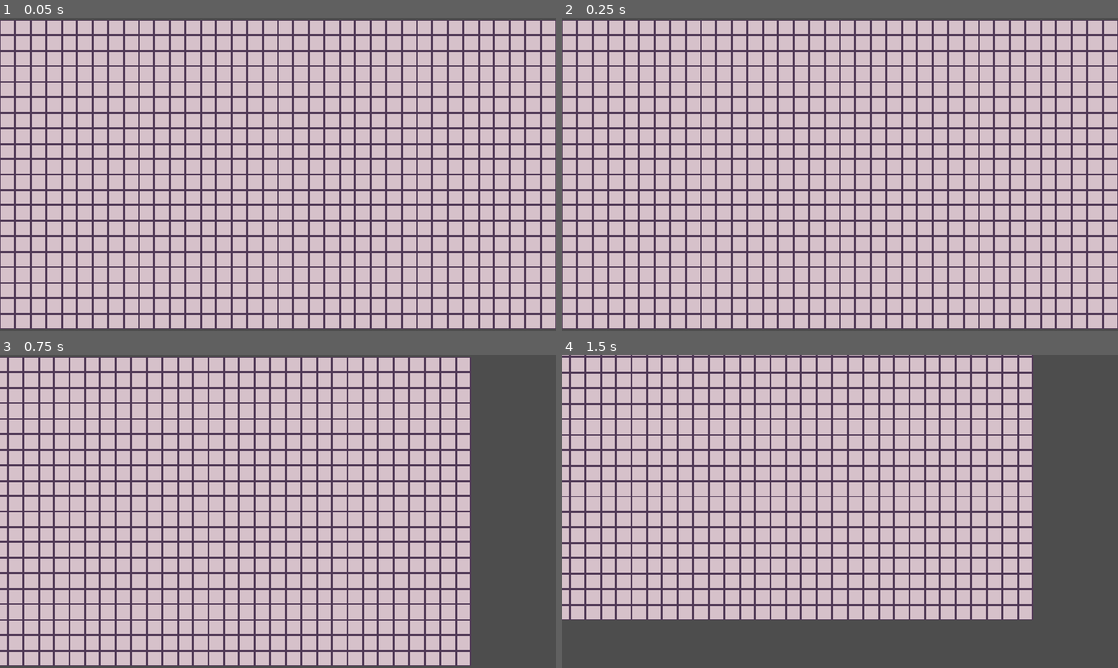
Above: before the commit, frames 1-4 (two rows, left to right).
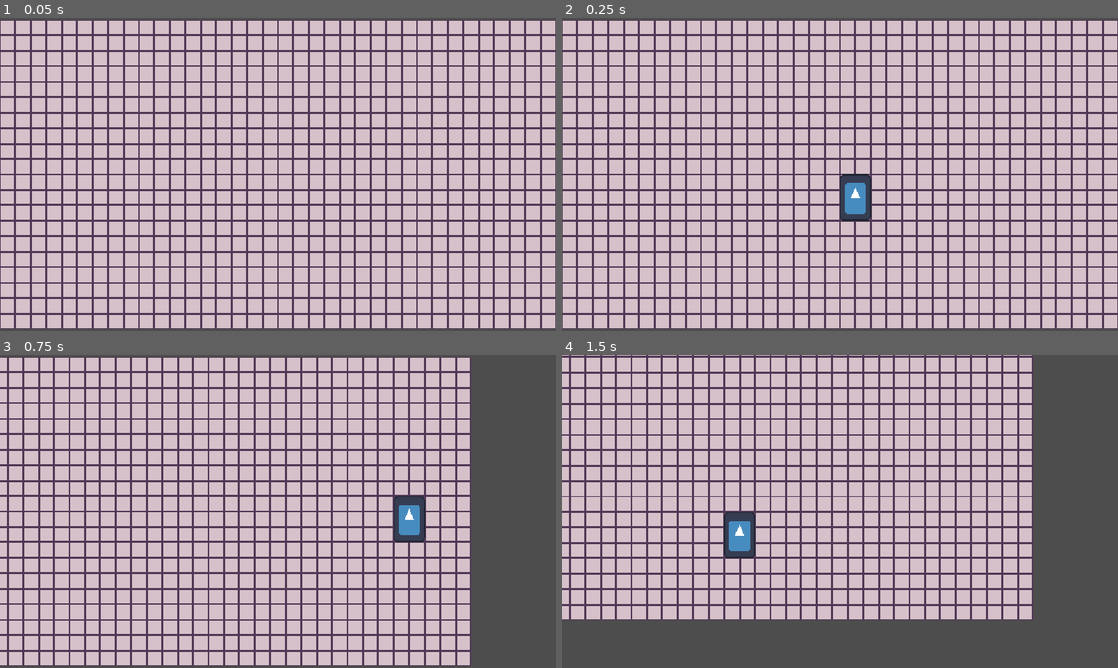
Above: after the commit, the same moments.

Repository: Franine1/hamster_spinning
Game: Godot game, scene res://scenes/play area/play_area.tscn
Same seed, same stepped clock (60 frames per second), same inputs: the game is played once before the commit and once after it. The engine's default icon, where the game draws it, is replaced by a stand-in: a white triangle on a blue panel in a dark square.
Inputs (mouse positions are in pixels of both pictures, inside the frame that each line leads up to):
- Up to frame 1 (0.05 s): no input
- Up to frame 2 (0.25 s): no input
- Up to frame 3 (0.75 s): tap Enter at 0.5 s; move the mouse to (400, 495) at 0.52 s; hold D (Move Right) from 0.53 s (still down)
- Up to frame 4 (1.5 s): tap Space at 1.25 s; move the mouse to (728, 527) at 1.27 s; release D (Move Right) at 1.28 s; hold S (Move Down) from 1.28 s (still down)

Frame 1 is identical in both runs. In frame 2, 0.8% of the frame differs, in the area x 50-56%, y 49-65%; in frame 3, 0.8%; in frame 4, 0.8%.

Commit message:
structures now can have predefined sizes and snap to the grid

Diff:
--- /dev/null
+++ b/level_object.gd
@@ -0,0 +1,42 @@
+class_name LevelObject
+extends StaticBody2D
+
+
+
+@export var template: Structure = null
+
+var collider: CollisionShape2D
+var sprite: Sprite2D
+var placement_offset: Vector2 = Vector2.ZERO
+
+func _ready() -> void:
+	sprite = Sprite2D.new()
+	add_child(sprite)
+	collider = CollisionShape2D.new()
+	add_child(collider)
+	if template != null:
+		get_tree().create_timer(0.1).timeout.connect(refresh)
+
+func refresh(input: Structure = template) -> void:
+
+	var bounds = input.size
+
+	sprite.texture = input.image
+
+	sprite.scale = Vector2(bounds) / sprite.texture.get_size()
+
+	var temp: RectangleShape2D = RectangleShape2D.new()
+	temp.size = Vector2(bounds)
+
+	collider.shape = temp
+
+	placement_offset = (bounds/32.0).ceil()
+
+	placement_offset *= 16.0
+
+
+func place(pos: Vector2) -> void:
+	global_position = (32.0 * (pos/32.0).floor()) + placement_offset
+
+func _process(delta: float) -> void:
+	place(get_global_mouse_position())
--- a/project.godot
+++ b/project.godot
@@ -57,6 +57,10 @@
 ]
 }
 
+[layer_names]
+
+2d_physics/layer_1="Structures"
+
 [physics]
 
 3d/physics_engine="Jolt Physics"
--- a/resources/structures/new_resource.tres
+++ b/resources/structures/new_resource.tres
@@ -1,7 +1,10 @@
 [gd_resource type="Resource" script_class="Structure" format=3 uid="uid://cubaq7umb5a1c"]
 
+[ext_resource type="Texture2D" uid="uid://cgxcb4coflw7e" path="res://assets/icon.svg" id="1_dl7pm"]
 [ext_resource type="Script" uid="uid://c4vrf4ltxjd3y" path="res://structure.gd" id="1_weo83"]
 
 [resource]
 script = ExtResource("1_weo83")
+image = ExtResource("1_dl7pm")
+size = Vector2i(64, 96)
 metadata/_custom_type_script = "uid://c4vrf4ltxjd3y"
--- a/scenes/play area/play_area.tscn
+++ b/scenes/play area/play_area.tscn
@@ -3,6 +3,8 @@
 [ext_resource type="TileSet" uid="uid://c0sfjdkgn7lqu" path="res://resources/tilesets/default_tileset.tres" id="1_0kvkb"]
 [ext_resource type="Script" uid="uid://dakxv2fvwd5vk" path="res://scripts/play_area.gd" id="1_vkivv"]
 [ext_resource type="Script" uid="uid://c4k1pum2ap351" path="res://scripts/play_camera.gd" id="3_tt2bq"]
+[ext_resource type="Script" uid="uid://gn3taa04k7sx" path="res://level_object.gd" id="4_rsx1v"]
+[ext_resource type="Resource" uid="uid://cubaq7umb5a1c" path="res://resources/structures/new_resource.tres" id="5_gbr35"]
 
 [node name="TileMapLayer" type="TileMapLayer" unique_id=1186091628]
 tile_set = ExtResource("1_0kvkb")
@@ -11,3 +13,8 @@
 [node name="Camera2D" type="Camera2D" parent="." unique_id=1628964110]
 unique_name_in_owner = true
 script = ExtResource("3_tt2bq")
+
+[node name="LevelObject" type="StaticBody2D" parent="." unique_id=606334739]
+script = ExtResource("4_rsx1v")
+template = ExtResource("5_gbr35")
+metadata/_custom_type_script = "uid://gn3taa04k7sx"
--- a/scripts/play_area.gd
+++ b/scripts/play_area.gd
@@ -4,6 +4,7 @@
 
 @export var bounds: Rect2i = Rect2i(-18,-10,36,20)
 @onready var camera: Camera2D = %Camera2D
+
 
 
 func _ready() -> void:
--- a/structure.gd
+++ b/structure.gd
@@ -6,3 +6,4 @@
 @export var image: Texture2D
 @export var price: int = 0
 @export var description: String = ""
+@export var size: Vector2i
Not shown, added: level_object.gd.uid
